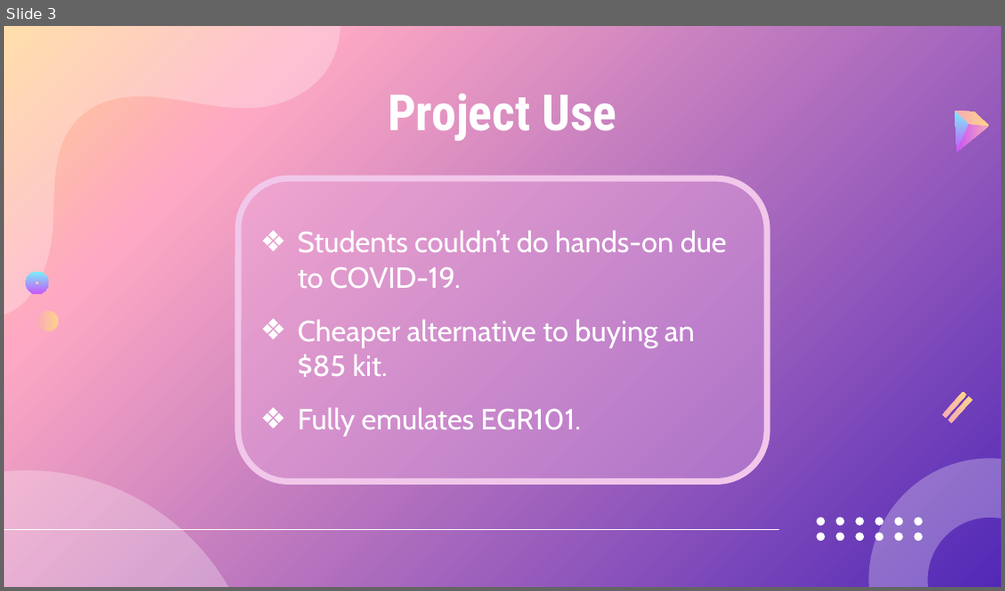
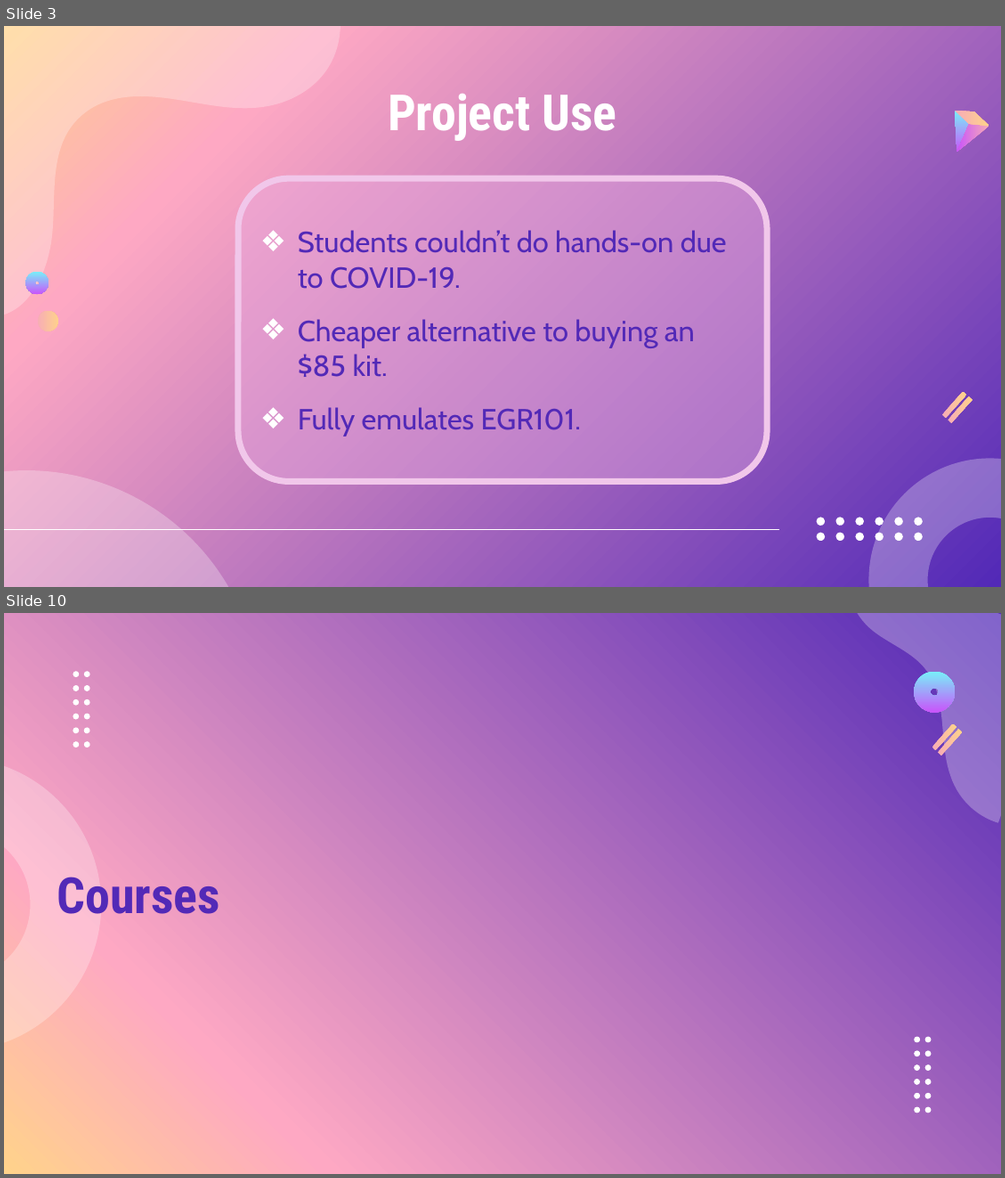
Before and after one commit to DanielKhali1/EGR101-Sim, a slide deck: Documentation/sprint5demo.pptx. Shown one above the other, each under a label of ours: slide 3 before the commit, slides 3 and 10 after it; the slides between them are not shown. The pictures are 1005x591 and 1005x1178 pixels, drawn with LibreOffice and Linux fonts; fonts in the diff are those of the drawing. Boxes give left, top, right and bottom in pixels: in the first picture for what was removed or moved away, otherwise in the second. Text is boxed around its words. In the diff, an @@ line names an element or a change of style, - is before the commit and + after.

```diff
--- a/Documentation/sprint5demo.pptx
+++ b/Documentation/sprint5demo.pptx
@@ slide 10 added at (4,613,1001,1174), background gradient #5229B7 to #FEA8C3 to #FFD38B @@
@@ freeform shape added at (783,613,1001,824), fill #FFFFFF at 28% opacity @@
@@ freeform shape added at (914,672,955,713), fill gradient #78F0F9 to #C954FA @@
@@ group added at (73,672,91,747): 12 freeform shapes @@
@@ freeform shape added at (932,723,956,750), fill gradient #F7ABB7 to #FFD38B @@
@@ freeform shape added at (938,729,962,755), fill gradient #F7ABB7 to #FFD38B @@
@@ freeform shape added at (4,757,101,1051), fill #FFFFFF at 28% opacity @@
@@ title added at (57,876,220,914), 48 pt, text #5229B7, bold @@
+Courses
@@ group added at (914,1037,933,1112): 12 freeform shapes @@
@@ slide 3 changed as well @@
@@ rounded rectangle "Students couldn’t do hands-on due ..." at (238,178,767,482): text colour #FFFFFF to #5229B7 @@
```
Also in this commit, not shown: 2 other slides changed, 8 other slides added, 1 slide removed.
